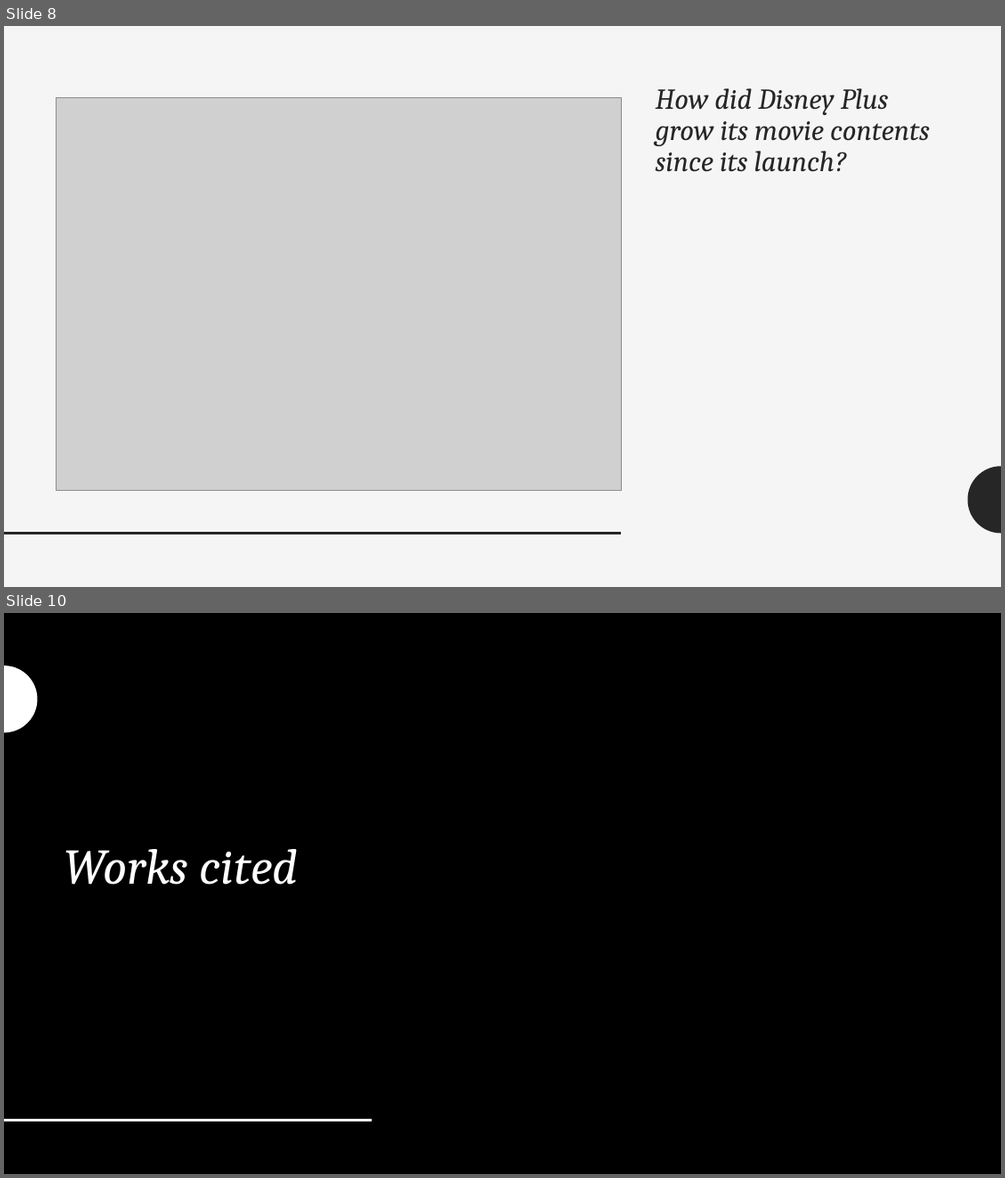
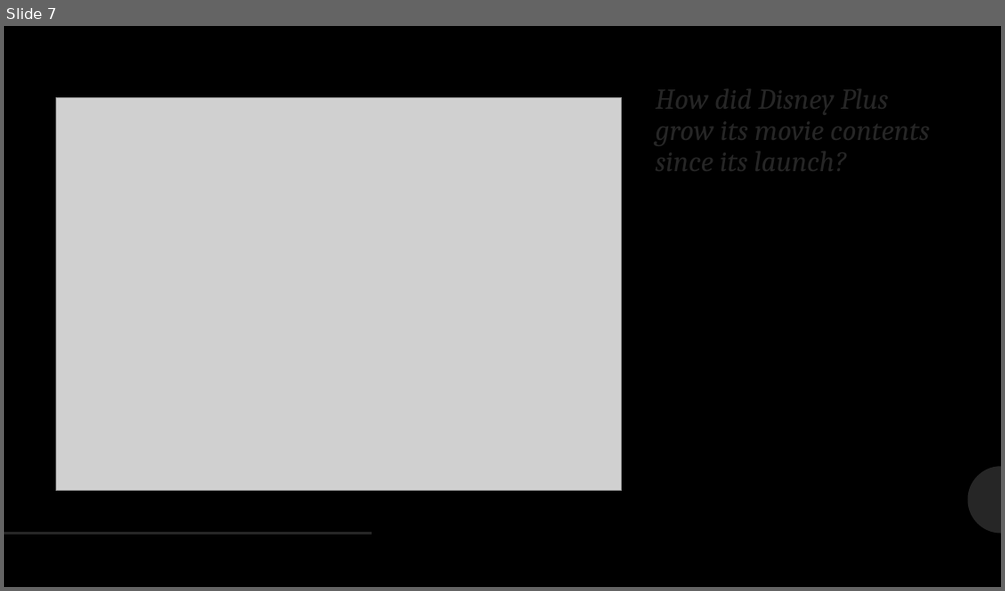
Before and after one commit to qwang27/Python_Into_Project, a slide deck: Analysis of Disney Plus Competitiveness over Netflix.pptx. Shown one above the other, each under a label of ours: slides 8 and 10 before the commit, slide 7 after it; the slides between them are not shown. The pictures are 1005x1178 and 1005x591 pixels, drawn with LibreOffice and Linux fonts; fonts in the diff are those of the drawing; grey boxes stand for pictures. Boxes give left, top, right and bottom in pixels: in the first picture for what was removed or moved away, otherwise in the second. Text is boxed around its words. In the diff, an @@ line names an element or a change of style, - is before the commit and + after.

```diff
--- a/Analysis of Disney Plus Competitiveness over Netflix.pptx
+++ b/Analysis of Disney Plus Competitiveness over Netflix.pptx
@@ slide 10 removed at <box>4,613,1001,1174</box>, background #000000 @@
@@ rectangle removed at <box>4,613,1001,1174</box> @@
@@ freeform shape removed at <box>4,666,38,732</box> @@
@@ title removed at <box>64,849,298,884</box> @@
-Works cited
@@ freeform shape removed at <box>968,1053,1001,1120</box> @@
@@ line removed from (4, 1120) to (372, 1120) @@
@@ what was slide 8 is now slide 7 @@
@@ slide 7 changed as well @@
@@ background #F5F5F5 to #000000 @@
@@ rectangle removed at <box>4,26,1001,587</box> @@
@@ freeform shape removed at <box>968,466,1001,533</box> @@
@@ freeform shape added at <box>968,466,1001,533</box>, fill #262626 @@
@@ line removed from (4, 533) to (621, 533) @@
```
Also in this commit, not shown: 4 other slides changed, 4 slides added, 4 other slides removed, 5 other files.
